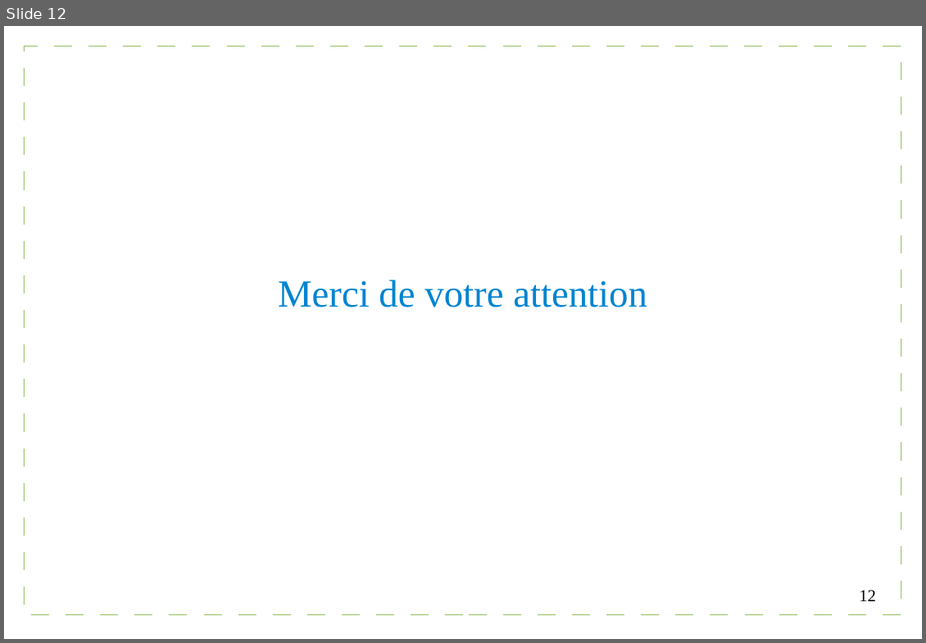
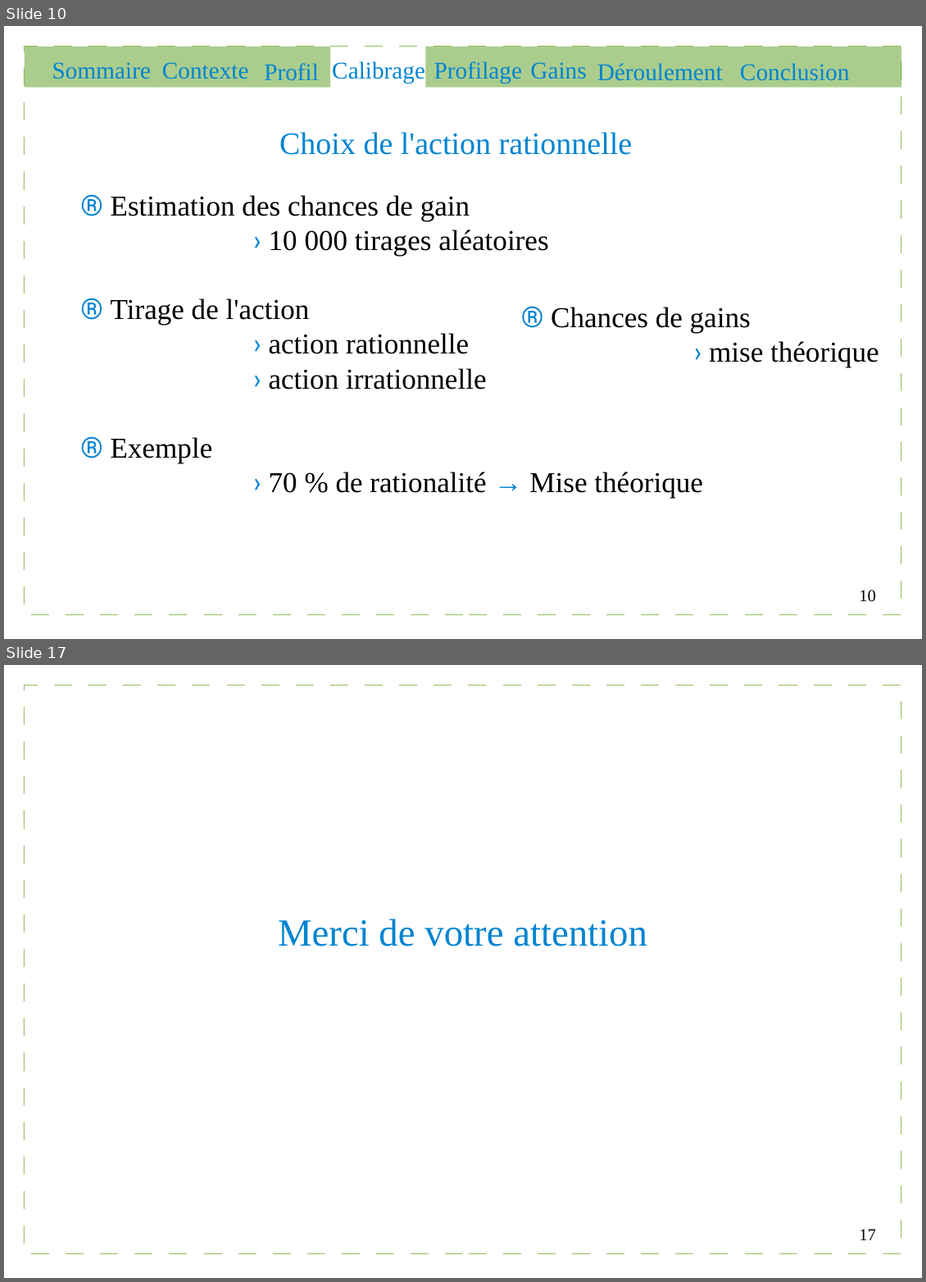
Before and after one commit to Gouga34/TERM1_Poker, a slide deck: Soutenance/presentation.odp. Shown one above the other, each under a label of ours: slide 12 before the commit, slides 10 and 17 after it; the slides between them are not shown. The pictures are 926x643 and 926x1282 pixels, drawn with LibreOffice and Linux fonts; fonts in the diff are those of the drawing. Boxes give left, top, right and bottom in pixels: in the first picture for what was removed or moved away, otherwise in the second. Text is boxed around its words. In the diff, an @@ line names an element or a change of style, - is before the commit and + after.

```diff
--- a/Soutenance/presentation.odp
+++ b/Soutenance/presentation.odp
@@ slide 10 added at (x1=4, y1=26, x2=922, y2=639), background #FFFFFF; not listed: 1 template element that a slide beside it also shows @@
@@ rectangle added at (x1=24, y1=46, x2=330, y2=87), fill #579D1C at 50% opacity @@
@@ rectangle added at (x1=425, y1=46, x2=902, y2=87), fill #579D1C at 50% opacity @@
@@ text added at (x1=52, y1=62, x2=151, y2=79), 20 pt, text #0084D1 @@
+Sommaire
@@ text added at (x1=162, y1=62, x2=249, y2=79), 20 pt, text #0084D1 @@
+Contexte
@@ text added at (x1=264, y1=63, x2=319, y2=81), 20 pt, text #0084D1 @@
+Profil
@@ text added at (x1=332, y1=61, x2=425, y2=83), 20 pt, text #0084D1 @@
+Calibrage
@@ text added at (x1=434, y1=61, x2=522, y2=83), 20 pt, text #0084D1 @@
+Profilage
@@ text added at (x1=530, y1=62, x2=586, y2=79), 20 pt, text #0084D1 @@
+Gains
@@ text added at (x1=598, y1=63, x2=723, y2=81), 20 pt, text #0084D1 @@
+Déroulement
@@ text added at (x1=740, y1=63, x2=849, y2=81), 20 pt, text #0084D1 @@
+Conclusion
@@ text added at (x1=280, y1=132, x2=633, y2=155), 26 pt, text #0084D1 @@
+Choix de l'action rationnelle
@@ text added at (x1=111, y1=195, x2=703, y2=498), 24 pt, text #000000 @@
+® Estimation des chances de gain
+› 10 000 tirages aléatoires
+® Tirage de l'action
+› action rationnelle
+› action irrationnelle
+® Exemple
+› 70 % de rationalité → Mise théorique
@@ text added at (x1=551, y1=306, x2=880, y2=367), 24 pt, text #000000 @@
+® Chances de gains
+› mise théorique
@@ page number added at (x1=859, y1=589, x2=876, y2=602), 14 pt, text #000000 @@
+10
@@ what was slide 12 is now slide 17 @@
@@ page number at (x1=859, y1=1228, x2=876, y2=1240): text changed @@
-12
+17
```
Also in this commit, not shown: 11 slides changed, 4 other slides added, 2 other files.
